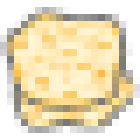
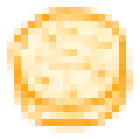
Before/after of a (140, 140) layered artwork. What changed in the layer stack:
removed layer "Слой 6" from group "tortilla" over (14, 21, 133, 119)
removed layer "Слой 5" from group "tortilla" over (14, 21, 133, 126)
added group "tortilla" (2nd of 2, in "tortilla") with 5 layers in group "tortilla" over (7, 7, 133, 133)
added layer "Слой 2" in group "tortilla" over (21, 21, 126, 119)
added layer "Слой 1" in group "tortilla" over (14, 21, 133, 119)
moved "Фигура 1 (копия)" into group "tortilla", painted on it over (0, 7, 133, 112)
added layer "Фигура 1" (1st of 2, in "tortilla" › "tortilla") in group "tortilla" over (14, 28, 133, 133)
hid "Фигура 1" (2nd of 2, in "tortilla") over (7, 28, 140, 133)
